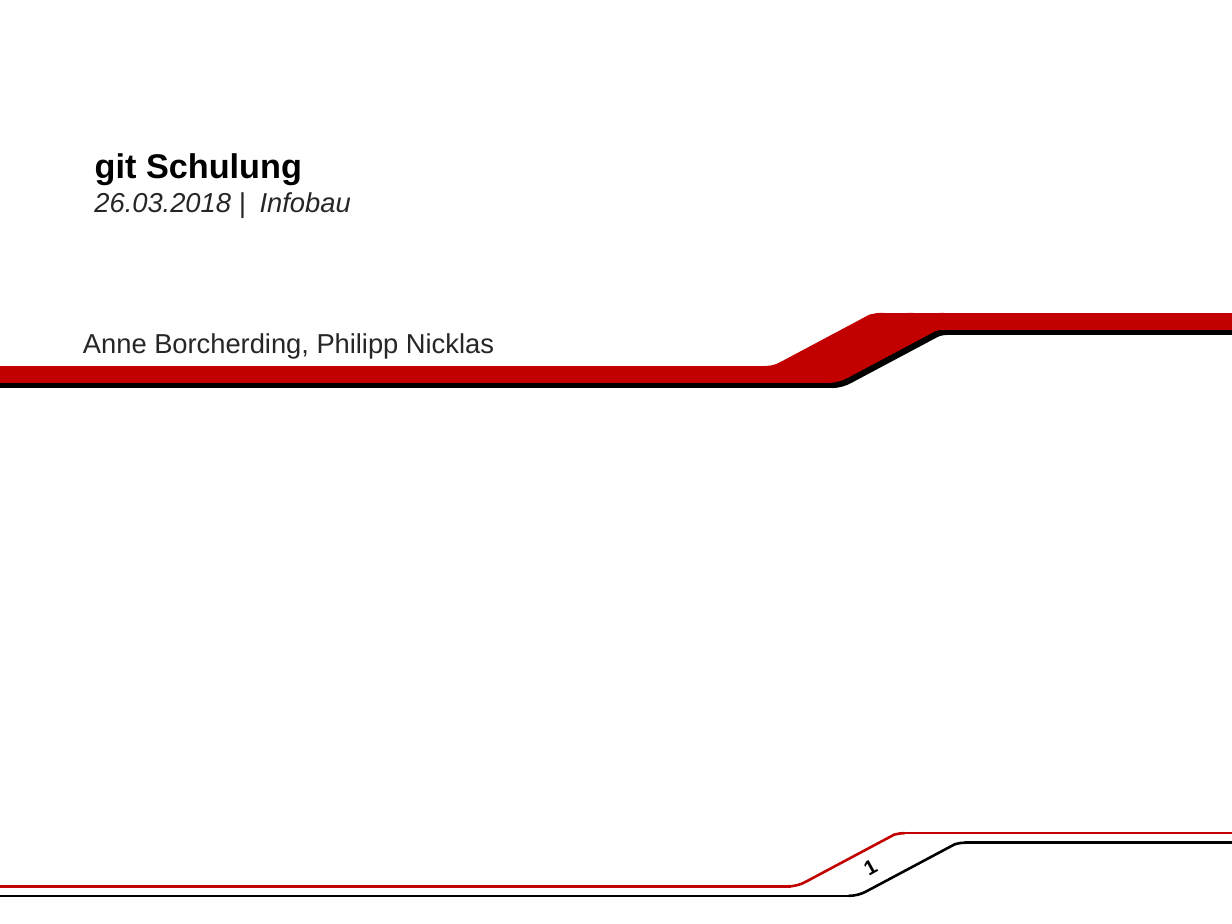
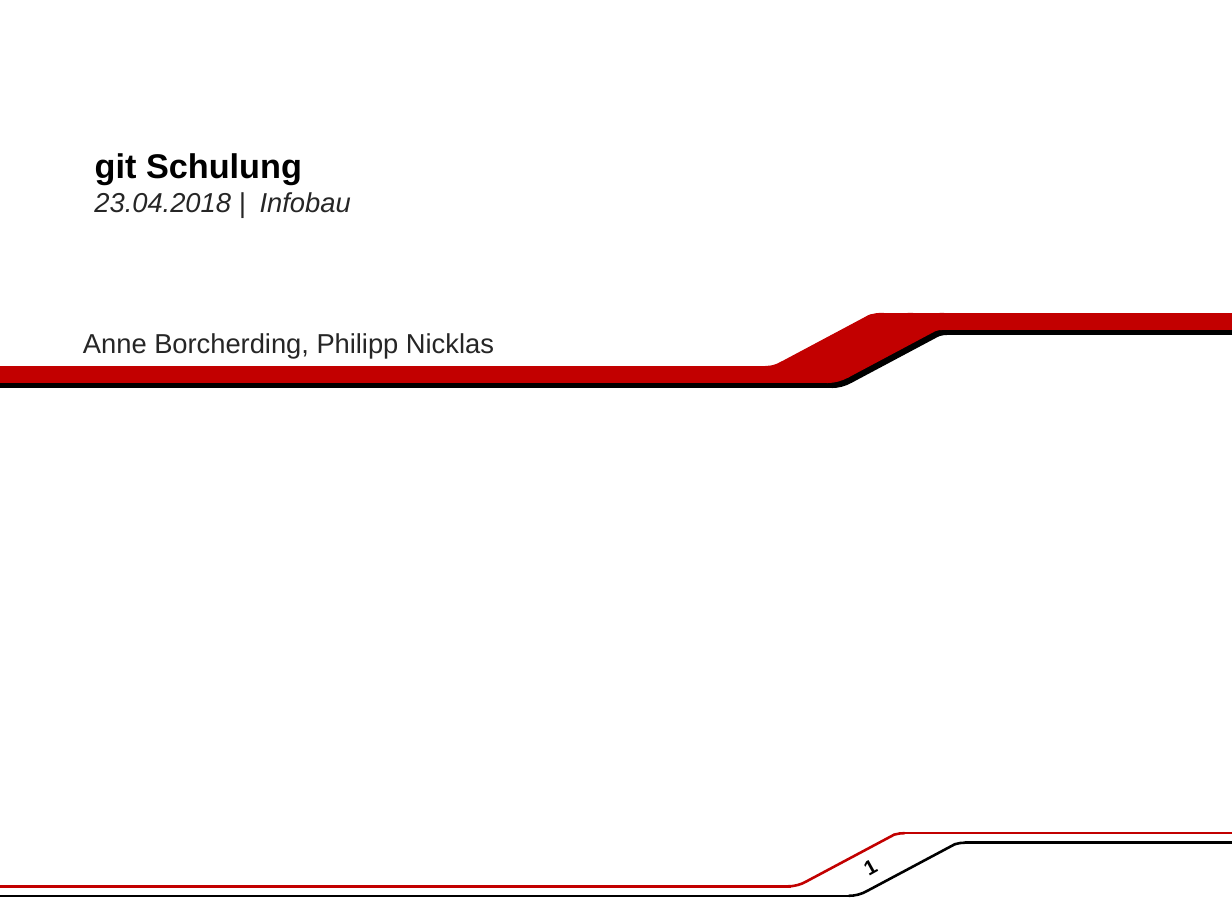
Before and after one commit to PhillyVsWilly/Freibier, a slide deck: slide 1 of git Schulung.pptx. Drawn at 1232x924 pixels with LibreOffice and Linux fonts; fonts in the diff are those of the drawing; background and template pictures are left out. Boxes give left, top, right and bottom in pixels: in the first picture for what was removed or moved away, otherwise in the second. Text is boxed around its words. In the diff, an @@ line names an element or a change of style, - is before the commit and + after.

```diff
--- a/git Schulung.pptx
+++ b/git Schulung.pptx
@@ text at (94, 193, 231, 213): text changed @@
-26.03.2018 |
+23.04.2018 |
```
Also in this commit, not shown: 1 slide removed, 1 other file.
